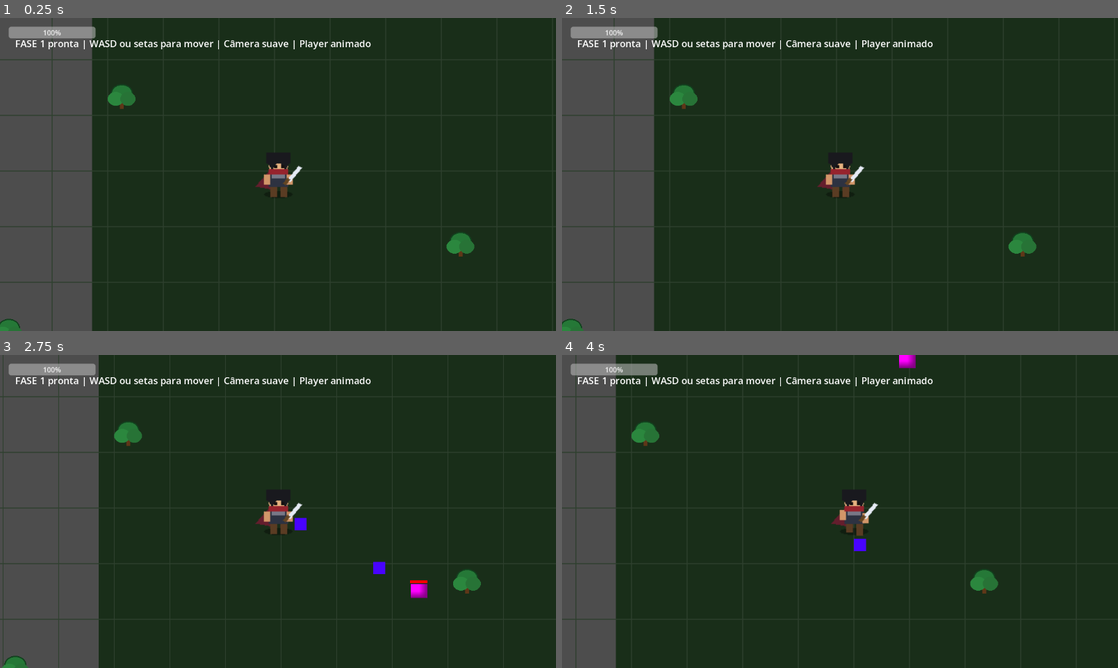
Above: before the commit, frames 1-4 (two rows, left to right).
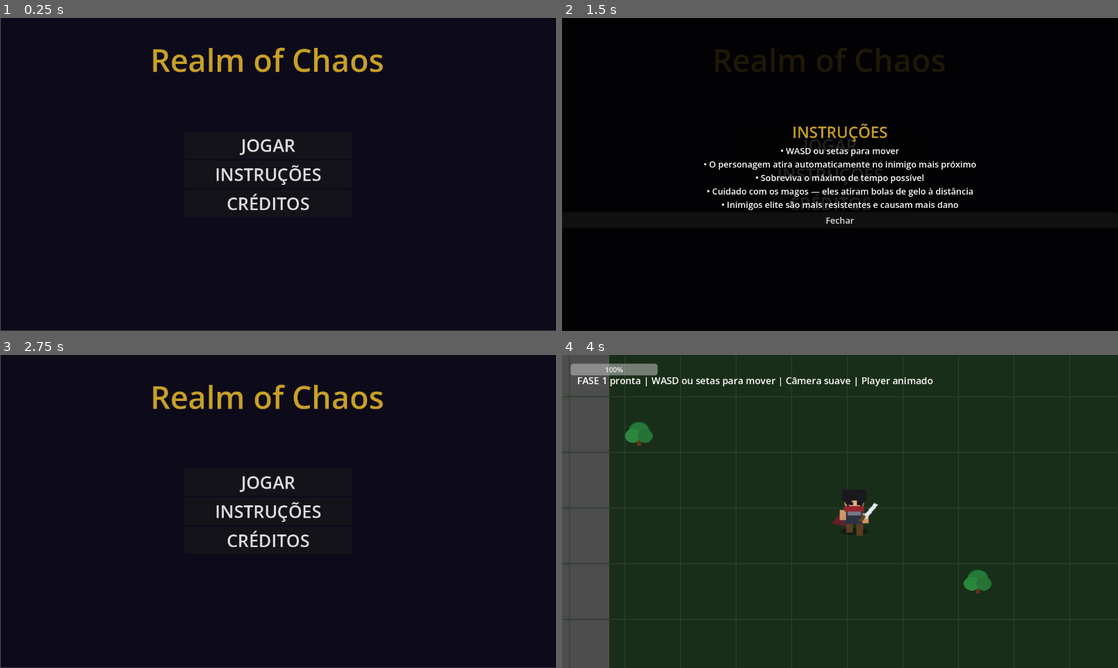
Above: after the commit, the same moments.

Repository: MarceloSalatino-crypto/realm-of-chaos
Game: Godot game, scene res://scenes/main_menu.tscn
Same seed, same stepped clock (60 frames per second), same inputs: the game is played once before the commit and once after it. Before the commit the project starts from res://scenes/world.tscn.
Inputs (mouse positions are in pixels of both pictures, inside the frame that each line leads up to):
- Up to frame 1 (0.25 s): no input
- Up to frame 2 (1.5 s): click (828, 174) at 0.5 s, where only the run after the commit has a clickable "INSTRUÇÕES"; click (828, 202) at 1.25 s, where only the run after the commit has a clickable "CRÉDITOS"
- Up to frame 3 (2.75 s): click (278, 558) at 2 s, where only the run after the commit has a clickable "Fechar"
- Up to frame 4 (4 s): click (828, 483) at 2.75 s, where only the run after the commit has a clickable "JOGAR"; hold D (move_right) from 3.53 s (still down)

The runs differ from the first frame. In frame 1, 99% of the frame differs, in the area x 0-100%, y 0-100%; in frame 2, 98%; in frame 3, 99%; in frame 4, 1.9%.

Commit message:
Adiciona tela inicial com menu principal

Diff:
--- a/realm_of_chaos_test/realm-of-chaos/project.godot
+++ b/realm_of_chaos_test/realm-of-chaos/project.godot
@@ -15,7 +15,7 @@
 [application]
 
 config/name="Realm of Chaos - Fase 1"
-run/main_scene="res://scenes/world.tscn"
+run/main_scene="uid://0kmdhg0bwc2d"
 config/features=PackedStringArray("4.6", "Forward Plus")
 config/icon="res://assets/characters/player_sheet.png"
 
--- /dev/null
+++ b/realm_of_chaos_test/realm-of-chaos/scenes/main_menu.tscn
@@ -0,0 +1,68 @@
+[gd_scene format=3 uid="uid://0kmdhg0bwc2d"]
+
+[ext_resource type="Script" uid="uid://dvqv83mj6hiat" path="res://scripts/main_menu.gd" id="1_l6cm7"]
+
+[node name="MainMenu" type="Control" unique_id=1005812311]
+layout_mode = 3
+anchors_preset = 15
+anchor_right = 1.0
+anchor_bottom = 1.0
+grow_horizontal = 2
+grow_vertical = 2
+script = ExtResource("1_l6cm7")
+
+[node name="ColorRect" type="ColorRect" parent="." unique_id=1744160563]
+layout_mode = 1
+anchors_preset = 15
+anchor_right = 1.0
+anchor_bottom = 1.0
+offset_left = 2.0
+offset_top = -1.0
+offset_right = 2.0
+offset_bottom = -1.0
+grow_horizontal = 2
+grow_vertical = 2
+color = Color(0.050980393, 0.039215688, 0.101960786, 1)
+
+[node name="Label" type="Label" parent="." unique_id=1958279477]
+layout_mode = 1
+anchors_preset = 5
+anchor_left = 0.5
+anchor_right = 0.5
+offset_left = -294.0
+offset_top = 47.0
+offset_right = 268.0
+offset_bottom = 181.0
+grow_horizontal = 2
+theme_override_colors/font_color = Color(0.78431374, 0.627451, 0.15686275, 1)
+theme_override_font_sizes/font_size = 72
+text = "Realm of Chaos"
+
+[node name="VBoxContainer" type="VBoxContainer" parent="." unique_id=46247092]
+layout_mode = 1
+anchors_preset = 8
+anchor_left = 0.5
+anchor_top = 0.5
+anchor_right = 0.5
+anchor_bottom = 0.5
+offset_left = -216.0
+offset_top = -99.0
+offset_right = 171.0
+offset_bottom = 137.0
+grow_horizontal = 2
+grow_vertical = 2
+
+[node name="Button" type="Button" parent="VBoxContainer" unique_id=1535431491]
+layout_mode = 2
+theme_override_font_sizes/font_size = 40
+text = "JOGAR"
+
+[node name="Button2" type="Button" parent="VBoxContainer" unique_id=757685596]
+layout_mode = 2
+theme_override_font_sizes/font_size = 40
+text = "INSTRUÇÕES"
+
+[node name="Button3" type="Button" parent="VBoxContainer" unique_id=591342941]
+layout_mode = 2
+theme_override_font_sizes/font_size = 40
+text = "CRÉDITOS"
--- /dev/null
+++ b/realm_of_chaos_test/realm-of-chaos/scripts/main_menu.gd
@@ -0,0 +1,55 @@
+extends Control
+
+@onready var btn_jogar = $VBoxContainer/Button
+@onready var btn_instrucoes = $VBoxContainer/Button2
+@onready var btn_creditos = $VBoxContainer/Button3
+
+func _ready():
+	btn_jogar.pressed.connect(_on_jogar)
+	btn_instrucoes.pressed.connect(_on_instrucoes)
+	btn_creditos.pressed.connect(_on_creditos)
+
+func _on_jogar():
+	get_tree().change_scene_to_file("res://scenes/world.tscn")
+
+func _on_instrucoes():
+	show_panel("INSTRUÇÕES",
+	"• WASD ou setas para mover\n• O personagem atira automaticamente no inimigo mais próximo\n• Sobreviva o máximo de tempo possível\n• Cuidado com os magos — eles atiram bolas de gelo à distância\n• Inimigos elite são mais resistentes e causam mais dano")
+
+func _on_creditos():
+	show_panel("CRÉDITOS",
+	"Desenvolvido por Marcelo Galimberti Salatino e Bruno Aloy \n\nEngine: Godot 4.6\n\nInspirado em Vampire Survivors\n\nArte: Em desenvolvimento\n\nMúsica: Em desenvolvimento")
+
+func show_panel(titulo: String, conteudo: String):
+	var overlay = ColorRect.new()
+	overlay.color = Color(0, 0, 0, 0.85)
+	overlay.set_anchors_preset(Control.PRESET_FULL_RECT)
+	add_child(overlay)
+
+	var vbox = VBoxContainer.new()
+	vbox.set_anchors_preset(Control.PRESET_FULL_RECT)
+	vbox.alignment = BoxContainer.ALIGNMENT_CENTER
+	add_child(vbox)
+
+	var title_label = Label.new()
+	title_label.text = titulo
+	title_label.add_theme_font_size_override("font_size", 36)
+	title_label.add_theme_color_override("font_color", Color("c8a028"))
+	title_label.horizontal_alignment = HORIZONTAL_ALIGNMENT_CENTER
+	vbox.add_child(title_label)
+
+	var content_label = Label.new()
+	content_label.text = conteudo
+	content_label.add_theme_font_size_override("font_size", 20)
+	content_label.add_theme_color_override("font_color", Color("ffffff"))
+	content_label.horizontal_alignment = HORIZONTAL_ALIGNMENT_CENTER
+	vbox.add_child(content_label)
+
+	var btn_fechar = Button.new()
+	btn_fechar.text = "Fechar"
+	btn_fechar.add_theme_font_size_override("font_size", 20)
+	btn_fechar.pressed.connect(func():
+		overlay.queue_free()
+		vbox.queue_free()
+	)
+	vbox.add_child(btn_fechar)
Not shown, added: realm_of_chaos_test/realm-of-chaos/scripts/main_menu.gd.uid
